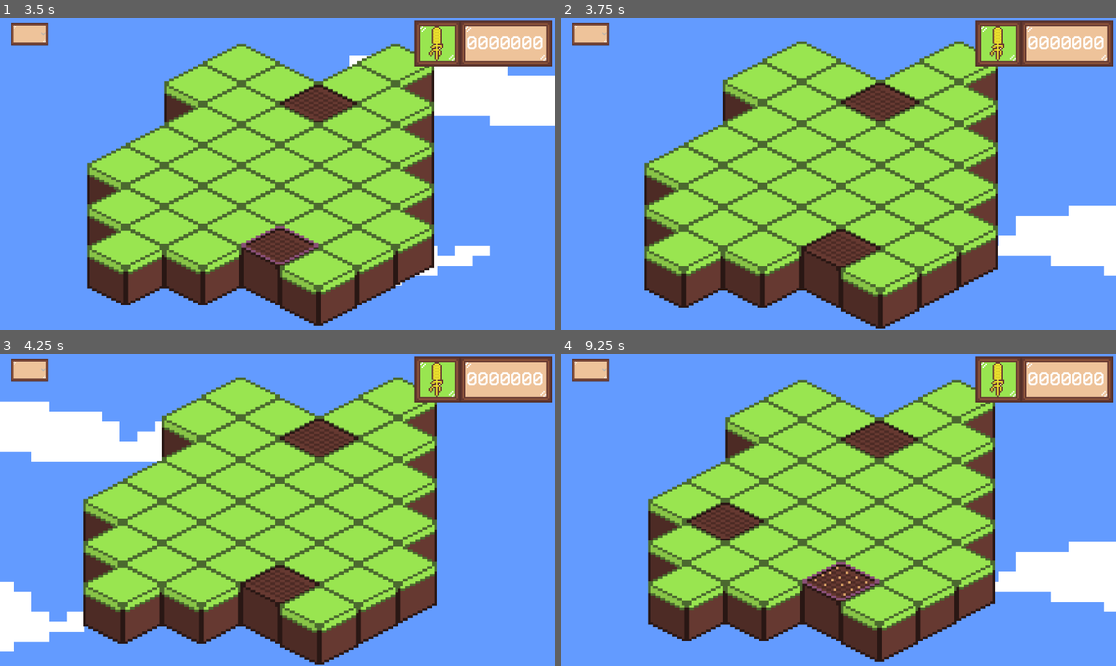
Above: before the commit, frames 1-4 (two rows, left to right).
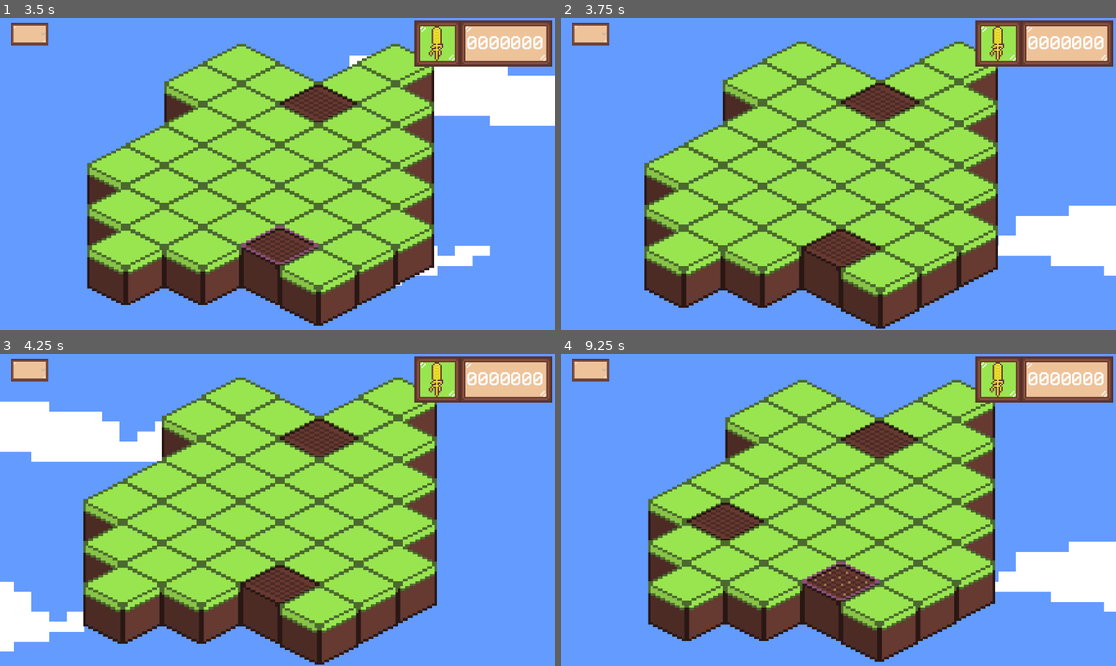
Above: after the commit, the same moments.

Repository: juanono18/MyISOFarm
Game: Godot game, scene res://world.tscn
Same seed, same stepped clock (60 frames per second), same inputs: the game is played once before the commit and once after it.
Inputs (mouse positions are in pixels of both pictures, inside the frame that each line leads up to):
- Up to frame 1 (3.5 s): move the mouse to (399, 158) at 0.52 s; press the mouse at (399, 158) at 0.53 s; tap 1 (hotbar1, bound only after the commit) at 0.8, 1.35, 3.05 s; move the mouse to (166, 189) at 1.27 s; release the mouse at (166, 189) at 1.28 s; tap 2 (hotbar2, bound only after the commit) at 1.55 s; move the mouse to (333, 105) at 2.02 s; hold 2 (hotbar2, bound only after the commit) 2.03-2.78 s; click (333, 105) at 2.3 s; move the mouse to (249, 236) at 2.77 s; click (249, 236) at 2.85 s
- Up to frame 2 (3.75 s): move the mouse to (1005, 220) at 3.52 s; hold Mouse wheel up (ZoomIn) from 3.53 s (still down)
- Up to frame 3 (4.25 s): keep holding Mouse wheel up (ZoomIn); tap 2 (hotbar2, bound only after the commit) at 3.8 s
- Up to frame 4 (9.25 s): move the mouse to (672, 463) at 4.27 s; release Mouse wheel up (ZoomIn) at 4.28 s; tap Mouse wheel down (ZoomOut) at 4.35 s; click (672, 463) at 4.55 s; move the mouse to (866, 510) at 5.02 s; hold Middle mouse button (drag) 5.03-5.78 s; tap 1 (hotbar1, bound only after the commit) at 5.3, 5.85, 7.55 s; move the mouse to (755, 432) at 5.77 s; tap 2 (hotbar2, bound only after the commit) at 6.05, 8.3, 8.85 s; move the mouse to (960, 494) at 6.52 s; hold 2 (hotbar2, bound only after the commit) 6.53-7.28 s; click (960, 494) at 6.8 s; move the mouse to (727, 525) at 7.27 s; click (727, 525) at 7.35 s; move the mouse to (894, 441) at 8.02 s; hold 1 (hotbar1, bound only after the commit) 8.03-8.78 s; move the mouse to (810, 572) at 8.77 s; click (810, 572) at 9.05 s

Frame 1 is identical in both runs. In frame 2, less than 0.1% of the frame differs, in the area x 30-70%, y 8-96%; in frame 3, less than 0.1%; in frame 4, less than 0.1%.

Commit message:
Añadidas zanahoras y cambio de semilla básico

Diff:
--- a/TileMap.gd
+++ b/TileMap.gd
@@ -2,13 +2,21 @@
 
 
 # Called when the node enters the scene tree for the first time.
+var grownState={
+	Vector2i(8,0):true,
+	Vector2i(14,0):true
+}
+var seedState={
+	Vector2i(4,0):true,
+	Vector2i(10,0):true
+}
 var tilesID = {
 	"grass":Vector2i(0,0),
 	"dirt":Vector2i(1,0),
 	"hoed_dirt":Vector2i(2,0),
 	"watered_dirt":Vector2i(3,0),
-	"seeded_dirt":Vector2i(4,0),
-	"grown_crop":Vector2i(8,0)
+	"seeded_dirt":Vector2i(10,0),
+	"grown_crop":Vector2i(14,0)
 }
 var seededFields = []
 var dirtFields = []
@@ -32,19 +40,20 @@
 	if(get_cell_atlas_coords(1,tile) != Vector2i(-1,-1)):
 		if( get_cell_atlas_coords(1,tile) == tilesID["grass"] or  get_cell_atlas_coords(1,tile) == tilesID["dirt"]):
 			Input.set_custom_mouse_cursor(load("res://hoe_cursor.png"))
-		elif( get_cell_atlas_coords(0,Vector2(tile.x-1,tile.y-1)) == tilesID["seeded_dirt"]):
+		elif( get_cell_atlas_coords(0,Vector2i(tile.x-1,tile.y-1)) in seedState):
 			Input.set_custom_mouse_cursor(load("res://water_cursor.png"))
 		elif( get_cell_atlas_coords(1,tile) == tilesID["hoed_dirt"]):
 			Input.set_custom_mouse_cursor(load("res://seed_cursor.png"))
-		elif( get_cell_atlas_coords(0,Vector2(tile.x-1,tile.y-1)) == tilesID["grown_crop"]):
+		elif(get_cell_atlas_coords(0,Vector2i(tile.x-1,tile.y-1)) in grownState):
 			Input.set_custom_mouse_cursor(load("res://harvest_cursor.png"))
-		set_cell(2,Vector2(tile.x-1,tile.y-1),1,Vector2(9,0),0)
+		set_cell(2,Vector2(tile.x-1,tile.y-1),1,Vector2i(9,0),0)
 	if(prevTile != null):
 		#print("here")
 		if(tile != prevTile):
 			#print(prevTile)
 			set_cell(2,Vector2(prevTile.x-1,prevTile.y-1))
 	prevTile = tile
+
 func setWslabel(label:Label):
 	wslabel = label
 
@@ -55,6 +64,12 @@
 	waterSound=waterSound1
 
 func _input(event):
+	if event.is_action_pressed("hotbar1"):
+		tilesID["seeded_dirt"]= Vector2i(4,0)
+		tilesID["grown_crop"]=Vector2i(8,0)
+	if event.is_action_pressed("hotbar2"):
+		tilesID["seeded_dirt"]= Vector2i(10,0)
+		tilesID["grown_crop"]=Vector2i(14,0)
 	if event.is_action_pressed("LeftClick"):
 		var tile = local_to_map(Vector2(get_global_mouse_position().x+5,get_global_mouse_position().y+10))
 		#print(get_cell_atlas_coords(1,tile),get_cell_atlas_coords(0,Vector2(tile.x-1,tile.y-1)))
@@ -62,13 +77,13 @@
 		if(get_cell_atlas_coords(1,tile) == tilesID["grass"] or get_cell_atlas_coords(1,tile) == tilesID["dirt"]):
 			arar(tile)
 		#si es plantado regar
-		else: if(get_cell_atlas_coords(0,Vector2(tile.x-1,tile.y-1)) == Vector2i(4,0)):
+		elif(get_cell_atlas_coords(0,Vector2(tile.x-1,tile.y-1)) in seedState):
 			regar(tile)
 		#si es cultivo recoger y poner tierra
-		else: if(get_cell_atlas_coords(0,Vector2(tile.x-1,tile.y-1)) ==tilesID["grown_crop"]):
+		elif(get_cell_atlas_coords(0,Vector2i(tile.x-1,tile.y-1)) in grownState):
 			cosechar(tile)
 		#Si es arado plantar
-		else: if(get_cell_atlas_coords(1,tile) == tilesID["hoed_dirt"]):
+		elif(get_cell_atlas_coords(1,tile) == tilesID["hoed_dirt"]):
 			sembrar(tile)
 
 
@@ -90,24 +105,25 @@
 	wslabel.text = str("%07d" % WheatCount)
 func sembrar(tile):
 	plantSound.play()
-	set_cell(0,Vector2(tile.x-1,tile.y-1),1,Vector2(4,0),0)
+	set_cell(0,Vector2(tile.x-1,tile.y-1),1,tilesID["seeded_dirt"],0)
 
 func _on_wheat_timer_timeout():
 
 	for seed in seededFields:
 		#print("growth")
+		var tile = get_cell_atlas_coords(0,seed["TileID"])
 		match seed["GrowthState"]:
 			0:
-				set_cell(0,seed["TileID"],1,Vector2(5,0),0)
+				set_cell(0,seed["TileID"],1,Vector2(tile.x+1,tile.y),0)
 				seed["GrowthState"] = seed["GrowthState"]+1
 			1:
-				set_cell(0,seed["TileID"],1,Vector2(6,0),0)
+				set_cell(0,seed["TileID"],1,Vector2(tile.x+1,tile.y),0)
 				seed["GrowthState"] = seed["GrowthState"]+1
 			2:
-				set_cell(0,seed["TileID"],1,Vector2(7,0),0)
+				set_cell(0,seed["TileID"],1,Vector2(tile.x+1,tile.y),0)
 				seed["GrowthState"] = seed["GrowthState"]+1
 			3:
-				set_cell(0,seed["TileID"],1,Vector2(8,0),0)
+				set_cell(0,seed["TileID"],1,Vector2(tile.x+1,tile.y),0)
 				seededFields.erase(seed)
 
 
--- a/project.godot
+++ b/project.godot
@@ -41,6 +41,16 @@
 "events": [Object(InputEventMouseButton,"resource_local_to_scene":false,"resource_name":"","device":-1,"window_id":0,"a …(253 unchanged characters)…
 ]
 }
+hotbar1={
+"deadzone": 0.5,
+"events": [Object(InputEventKey,"resource_local_to_scene":false,"resource_name":"","device":0,"window_id":0,"alt_pressed":false,"shift_pressed":false,"ctrl_pressed":false,"meta_pressed":false,"pressed":false,"keycode":0,"physical_keycode":49,"key_label":0,"unicode":0,"echo":false,"script":null)
+]
+}
+hotbar2={
+"deadzone": 0.5,
+"events": [Object(InputEventKey,"resource_local_to_scene":false,"resource_name":"","device":0,"window_id":0,"alt_pressed":false,"shift_pressed":false,"ctrl_pressed":false,"meta_pressed":false,"pressed":false,"keycode":0,"physical_keycode":50,"key_label":0,"unicode":0,"echo":false,"script":null)
+]
+}
 
 [rendering]
 
--- a/world.tscn
+++ b/world.tscn
@@ -26,6 +26,11 @@
 7:0/0 = 0
 8:0/0 = 0
 9:0/0 = 0
+10:0/0 = 0
+11:0/0 = 0
+12:0/0 = 0
+13:0/0 = 0
+14:0/0 = 0
 
 [sub_resource type="TileSet" id="TileSet_tnypq"]
 resource_local_to_scene = true
Binary file added: CarrotTileset.png
Not shown, added: CarrotTileset.png.import
Binary file added: tileset.ase
Binary file changed: tileset.png
